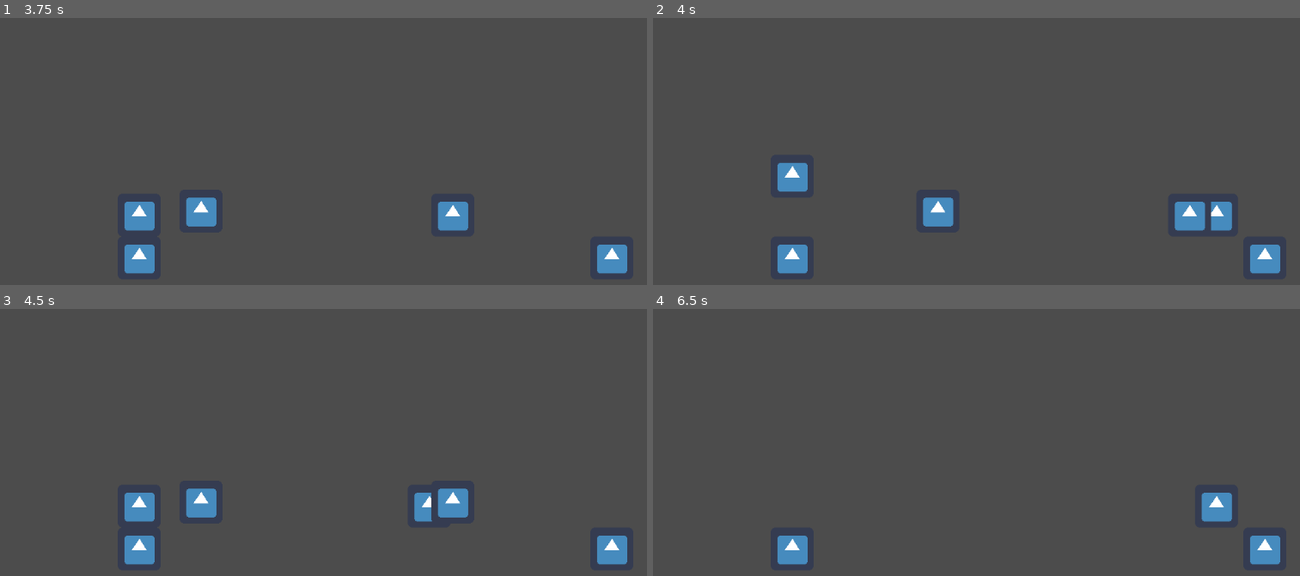
Above: before the commit, frames 1-4 (two rows, left to right).
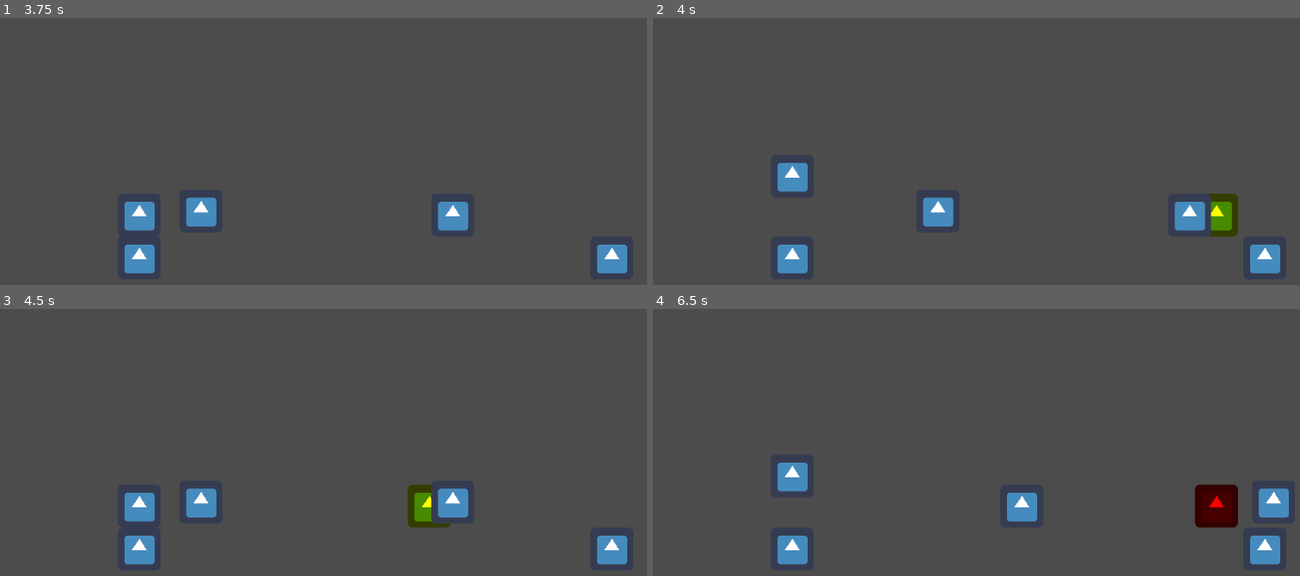
Above: after the commit, the same moments.

Repository: Gravedigger7789/spider-scramble
Game: Godot game, scene res://src/Levels/Sandbox1.tscn
Same seed, same stepped clock (60 frames per second), same inputs: the game is played once before the commit and once after it. This scene is started directly instead of the project's main scene. The engine's default icon, where the game draws it, is replaced by a stand-in: a white triangle on a blue panel in a dark square.
Inputs:
- Up to frame 1 (3.75 s): tap Z (attack) every 0.75 s from 0.6 to 3.6 s; tap Up (jump) at 0.77, 1.52, 3.02 s
- Up to frame 2 (4 s): tap Up (jump) at 3.77 s
- Up to frame 3 (4.5 s): tap Z (attack) at 4.35 s
- Up to frame 4 (6.5 s): tap Up (jump) at 4.52, 6.02 s; tap Z (attack) at 5.1, 5.85 s

Frame 1 is identical in both runs. In frame 2, 0.7% of the frame differs, in the area x 85-91%, y 65-82%; in frame 3, 0.6%; in frame 4, 2.6%, in the area x 19-99%, y 57-82%.

Commit message:
Hearts and Coins (#9)
* Added coins and hearts

* Added typing

* Renamed to obstacle spawner

* set min/max spawn time

* Added damage animation

* Formatting

Diff:
--- a/src/Actors/Player.gd
+++ b/src/Actors/Player.gd
@@ -3,12 +3,16 @@
 
 const JUMP_SPEED := 550.0
 const TERMINAL_VELOCITY := 550.0
+const MAX_HEALTH := 3
 
 var velocity := Vector2()
+var coins := 0
 
-
+onready var health := MAX_HEALTH
 onready var gravity: int = ProjectSettings.get_setting("physics/2d/default_gravity")
 onready var weapon: Weapon = $Weapon
+onready var animation_player: AnimationPlayer = $AnimationPlayer
+
 
 func _physics_process(delta: float) -> void:
 	velocity.y += gravity * delta
@@ -24,4 +28,16 @@
 		weapon.attack()
 
 func take_damage() -> void:
-	queue_free()
+	animation_player.play("damage")
+	animation_player.queue("RESET")
+	heal(-1)
+
+func collect_coin(count: int) -> void:
+	coins += count
+	print(coins)
+
+func heal(count: int) -> void:
+	health = clamp(health + count, 0, MAX_HEALTH)
+	print(health)
+	if health <= 0:
+		queue_free()
--- a/src/Actors/Player.tscn
+++ b/src/Actors/Player.tscn
@@ -7,7 +7,38 @@
 [sub_resource type="RectangleShape2D" id=1]
 extents = Vector2( 32, 32 )
 
-[node name="KinematicBody2D" type="KinematicBody2D"]
+[sub_resource type="Animation" id=2]
+length = 0.001
+tracks/0/type = "value"
+tracks/0/path = NodePath("Sprite:modulate")
+tracks/0/interp = 1
+tracks/0/loop_wrap = true
+tracks/0/imported = false
+tracks/0/enabled = true
+tracks/0/keys = {
+"times": PoolRealArray( 0 ),
+"transitions": PoolRealArray( 1 ),
+"update": 0,
+"values": [ Color( 1, 1, 1, 1 ) ]
+}
+
+[sub_resource type="Animation" id=3]
+resource_name = "damage"
+length = 0.2
+tracks/0/type = "value"
+tracks/0/path = NodePath("Sprite:modulate")
+tracks/0/interp = 1
+tracks/0/loop_wrap = true
+tracks/0/imported = false
+tracks/0/enabled = true
+tracks/0/keys = {
+"times": PoolRealArray( 0, 0.05, 0.1, 0.15, 0.2 ),
+"transitions": PoolRealArray( 1, 1, 1, 1, 1 ),
+"update": 0,
+"values": [ Color( 1, 1, 1, 1 ), Color( 1, 0, 0, 1 ), Color( 1, 1, 1, 1 ), Color( 1, 0, 0, 1 ), Color( 1, 1, 1, 1 ) ]
+}
+
+[node name="Player" type="KinematicBody2D"]
 script = ExtResource( 2 )
 
 [node name="Sprite" type="Sprite" parent="."]
@@ -18,3 +49,7 @@
 
 [node name="Weapon" parent="." instance=ExtResource( 3 )]
 position = Vector2( 34, 0 )
+
+[node name="AnimationPlayer" type="AnimationPlayer" parent="."]
+anims/RESET = SubResource( 2 )
+anims/damage = SubResource( 3 )
--- a/src/Levels/Sandbox1.tscn
+++ b/src/Levels/Sandbox1.tscn
@@ -2,7 +2,7 @@
 
 [ext_resource path="res://icon.png" type="Texture" id=1]
 [ext_resource path="res://src/Actors/Player.tscn" type="PackedScene" id=2]
-[ext_resource path="res://src/Objects/ObjectSpawner.tscn" type="PackedScene" id=3]
+[ext_resource path="res://src/Objects/ObstacleSpawner.tscn" type="PackedScene" id=3]
 
 [sub_resource type="RectangleShape2D" id=1]
 extents = Vector2( 32, 32 )
--- /dev/null
+++ b/src/Objects/Coin.gd
@@ -0,0 +1,6 @@
+extends Obstacle
+
+func _on_Obstacle_body_entered(body: Node) -> void:
+	if body is Player:
+		queue_free()
+		body.collect_coin(1)
--- /dev/null
+++ b/src/Objects/Coin.tscn
@@ -0,0 +1,10 @@
+[gd_scene load_steps=3 format=2]
+
+[ext_resource path="res://src/Objects/Obstacle.tscn" type="PackedScene" id=1]
+[ext_resource path="res://src/Objects/Coin.gd" type="Script" id=2]
+
+[node name="Coin" instance=ExtResource( 1 )]
+script = ExtResource( 2 )
+
+[node name="Sprite" parent="." index="0"]
+modulate = Color( 1, 1, 0, 1 )
--- /dev/null
+++ b/src/Objects/Heart.gd
@@ -0,0 +1,6 @@
+extends Obstacle
+
+func _on_Obstacle_body_entered(body: Node) -> void:
+	if body is Player:
+		queue_free()
+		body.heal(1)
--- /dev/null
+++ b/src/Objects/Heart.tscn
@@ -0,0 +1,10 @@
+[gd_scene load_steps=3 format=2]
+
+[ext_resource path="res://src/Objects/Obstacle.tscn" type="PackedScene" id=1]
+[ext_resource path="res://src/Objects/Heart.gd" type="Script" id=2]
+
+[node name="Heart" instance=ExtResource( 1 )]
+script = ExtResource( 2 )
+
+[node name="Sprite" parent="." index="0"]
+modulate = Color( 1, 0, 0, 1 )
--- a/src/Objects/Obstacle.gd
+++ b/src/Objects/Obstacle.gd
@@ -1,9 +1,10 @@
 extends Area2D
 class_name Obstacle
 
-const SPEED = 400.0
+const SPEED := 400.0
+
 onready var sprite: Sprite = $Sprite
-onready var size = Vector2(sprite.texture.get_width(), sprite.texture.get_height())
+onready var size := Vector2(sprite.texture.get_width(), sprite.texture.get_height())
 
 
 func _physics_process(delta: float) -> void:
@@ -11,7 +12,8 @@
 
 func _on_Obstacle_body_entered(body: Node) -> void:
 	if body is Player:
+		queue_free()
 		body.take_damage()
 
-func _on_VisibilityNotifier2D_screen_exited():
+func _on_VisibilityNotifier2D_screen_exited() -> void:
 	queue_free()
--- a/src/Objects/ObjectSpawner.gd
+++ b/src/Objects/ObstacleSpawner.gd
@@ -1,6 +1,8 @@
 extends Position2D
 
-export(Array, PackedScene) var objects: Array
+export(Array, PackedScene) var obstacles: Array
+export (float, 0, 30) var min_spawn_time := 2.0
+export (float, 0, 30) var max_spawn_time := 4.0
 onready var spawn_timer: Timer = $SpawnTimer
 onready var floor_raycast: RayCast2D = $FloorCheck
 
@@ -10,12 +12,12 @@
 	randomize_spawn_time()
 
 func randomize_spawn_time() -> void:
-	var random_spawn_time = rand_range(2, 4)
+	var random_spawn_time = rand_range(min_spawn_time, max_spawn_time)
 	spawn_timer.start(random_spawn_time)
 
 func spawn_random_obstacle() -> void:
-	var random_index = randi() % objects.size()
-	var obstacle: Obstacle = objects[random_index].instance()
+	var random_index = randi() % obstacles.size()
+	var obstacle: Obstacle = obstacles[random_index].instance()
 	get_parent().add_child(obstacle)
 	var floor_position = floor_raycast.get_collision_point() - (obstacle.size / 2) \
 		if floor_raycast.is_colliding() else global_position
--- a/src/Objects/ObjectSpawner.tscn
+++ b/src/Objects/ObstacleSpawner.tscn
@@ -1,14 +1,16 @@
-[gd_scene load_steps=3 format=2]
+[gd_scene load_steps=5 format=2]
 
-[ext_resource path="res://src/Objects/ObjectSpawner.gd" type="Script" id=1]
+[ext_resource path="res://src/Objects/ObstacleSpawner.gd" type="Script" id=1]
 [ext_resource path="res://src/Objects/Obstacle.tscn" type="PackedScene" id=2]
+[ext_resource path="res://src/Objects/Coin.tscn" type="PackedScene" id=3]
+[ext_resource path="res://src/Objects/Heart.tscn" type="PackedScene" id=4]
 
 [node name="ObstacleSpawner" type="Position2D"]
 script = ExtResource( 1 )
 __meta__ = {
 "_gizmo_extents_": 32.0
 }
-objects = [ ExtResource( 2 ) ]
+obstacles = [ ExtResource( 2 ), ExtResource( 3 ), ExtResource( 4 ) ]
 
 [node name="SpawnTimer" type="Timer" parent="."]
 one_shot = true
Not shown: 1 places in src/Actors/Player.tscn that only renumber resources
